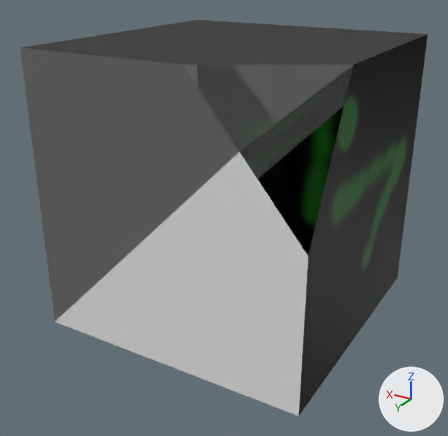
Renders of the glTF model assets/gta2_block_model.glb from each side of a commit.
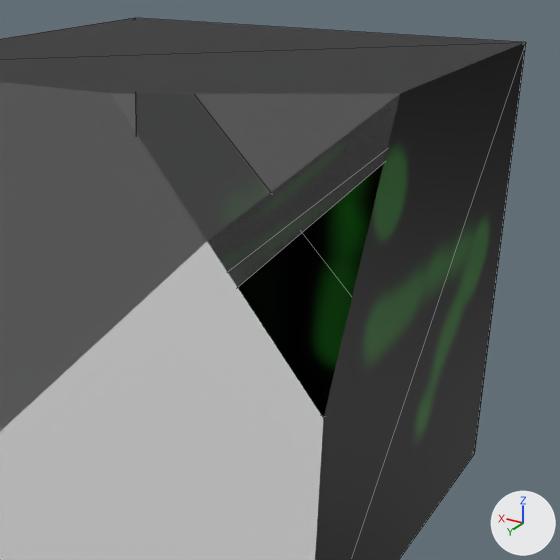
Each version is shown whole from a 50 mm lens placed at (-1.067, 1.879, 0.776), pointed at (0.016, 0.073, -0.127), then close up on the part from 26% to 100% of the width and 2% to 78% of the height. Lighting does not change. The marker at lower right points along +X, +Y and +Z. The close-ups show mesh edges as thin lines. Everything nearer to the camera than a plane just in front of the edit is cut away. Where no turn or scale is listed for an object, it has been applied to the vertices.

In view in the first close-up: '3-sided', 'block.ground', 'block.left.flip', 'block.lid.flip', 'diagonal.front.flip'.
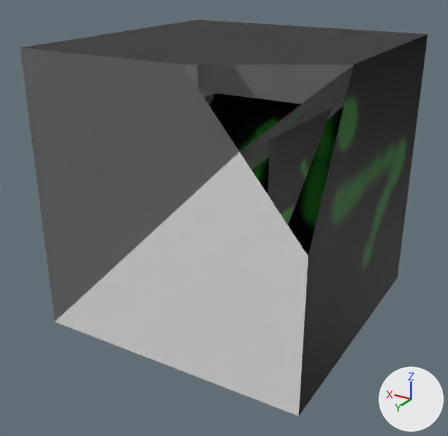
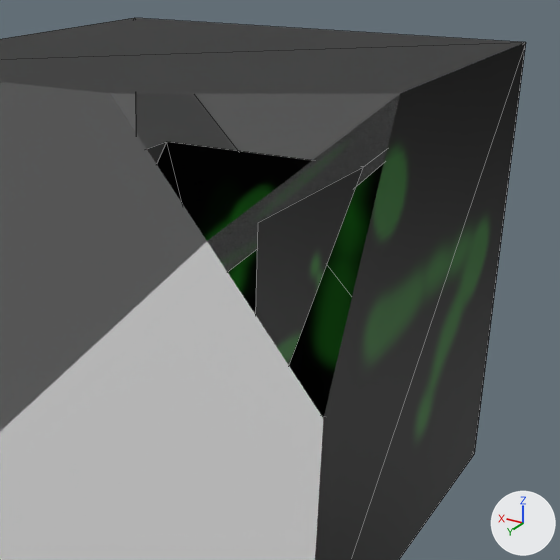
Commit message: Add 45 degree slope

Pixel boxes (x1, y1, x2, y2) of what changed, in the close-ups (560 x 560 px):
'degree_45.left', added (black): after (255, 167, 364, 365)
'degree_45.lid.flip', added (black): after (157, 142, 313, 313)
'degree_45.right', added: after (147, 142, 166, 164)

Patch to the scene script:
```diff
--- a/assets/gta2_block_model.glb.py
+++ b/assets/gta2_block_model.glb.py
@@ me_degree_45_lid_flip @@
+me_degree_45_lid_flip.from_pydata(...)  # 4 vertices, 2 faces; spans x -0.25..0.25, y -0.25..0.25, z -0.25..0.25
+me_degree_45_lid_flip.materials.append(mat_material_001)  # picture img_uv_map_test
@@ me_degree_45_right @@
+me_degree_45_right.from_pydata(...)  # 3 vertices, 1 face; spans x 0.25, y -0.25..0.25, z -0.25..0.25
+me_degree_45_right.materials.append(mat_material_001)  # picture img_uv_map_test
@@ me_degree_45_left @@
+me_degree_45_left.from_pydata(...)  # 3 vertices, 1 face; spans x -0.25, y -0.25..0.25, z -0.25..0.25
+me_degree_45_left.materials.append(mat_material_001)  # picture img_uv_map_test
@@ ob_degree_45_lid_flip @@
+ob_degree_45_lid_flip = bpy.data.objects.new('degree_45.lid.flip', me_degree_45_lid_flip)
+ob_degree_45_lid_flip.location = (0.0, 0.0, 0.0)
@@ ob_degree_45_right @@
+ob_degree_45_right = bpy.data.objects.new('degree_45.right', me_degree_45_right)
+ob_degree_45_right.location = (0.0, 0.0, 0.0)
@@ ob_degree_45_left @@
+ob_degree_45_left = bpy.data.objects.new('degree_45.left', me_degree_45_left)
+ob_degree_45_left.location = (0.0, 0.0, 0.0)
```
